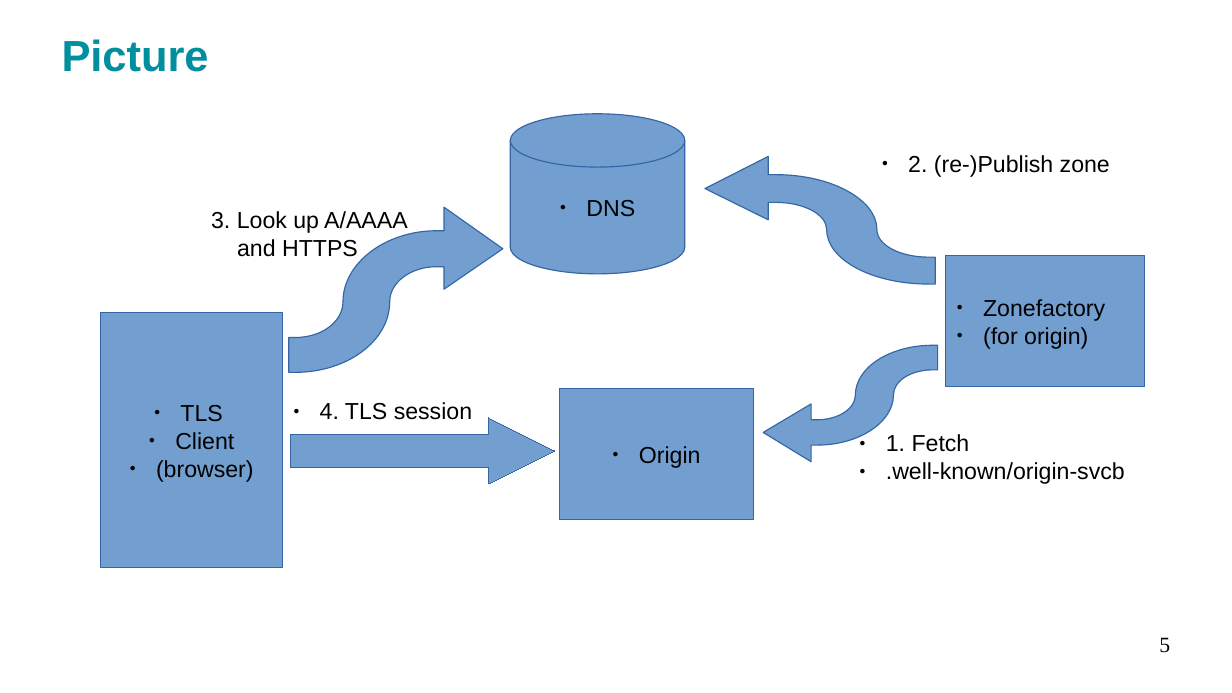
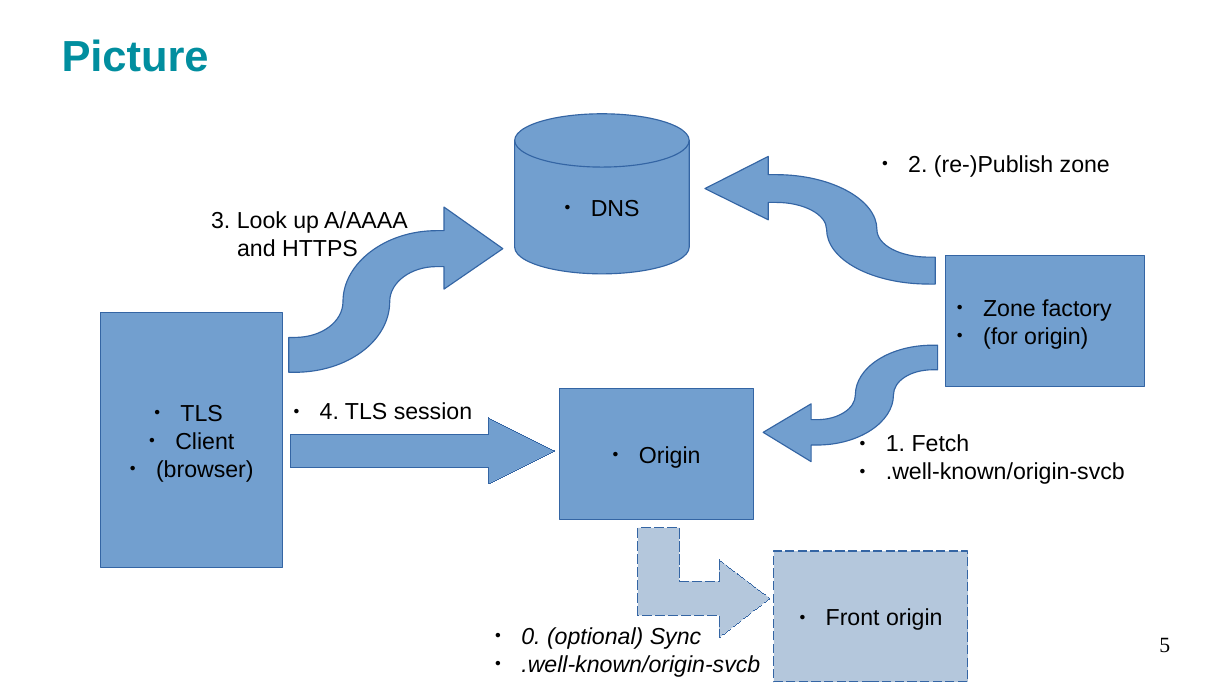
Before and after one commit to sftcd/wkesni, a slide deck: slide 5 of wkech-115-slides.odp. Drawn at 1232x693 pixels with LibreOffice and Linux fonts; fonts in the diff are those of the drawing. Boxes give left, top, right and bottom in pixels: in the first picture for what was removed or moved away, otherwise in the second. Text is boxed around its words. In the diff, an @@ line names an element or a change of style, - is before the commit and + after.

Commit message:
Add front server to diagram

```diff
--- a/wkech-115-slides.odp
+++ b/wkech-115-slides.odp
@@ cylinder "DNS": place and size @@
-cylinder "DNS" at box(511, 114, 685, 274)
+cylinder "DNS" at box(515, 114, 690, 274)
@@ text in rectangle at box(983, 299, 1111, 321): spaces changed @@
-● Zonefactory
+● Zone factory
@@ freeform shape added at box(638, 528, 770, 637), fill #B4C7DC, outline #3465A4 0 pt dashed @@
@@ rectangle added at box(775, 551, 969, 682), fill #B4C7DC, outline #3465A4 0.74 pt dashed, 14.9 pt, text #000000 @@
+● Front origin
@@ text added at box(521, 627, 760, 677), 14.9 pt, text #000000, italic @@
+● 0. (optional) Sync
+● .well-known/origin-svcb
```
Also in this commit, not shown: 4 other slides changed, 1 other file.
